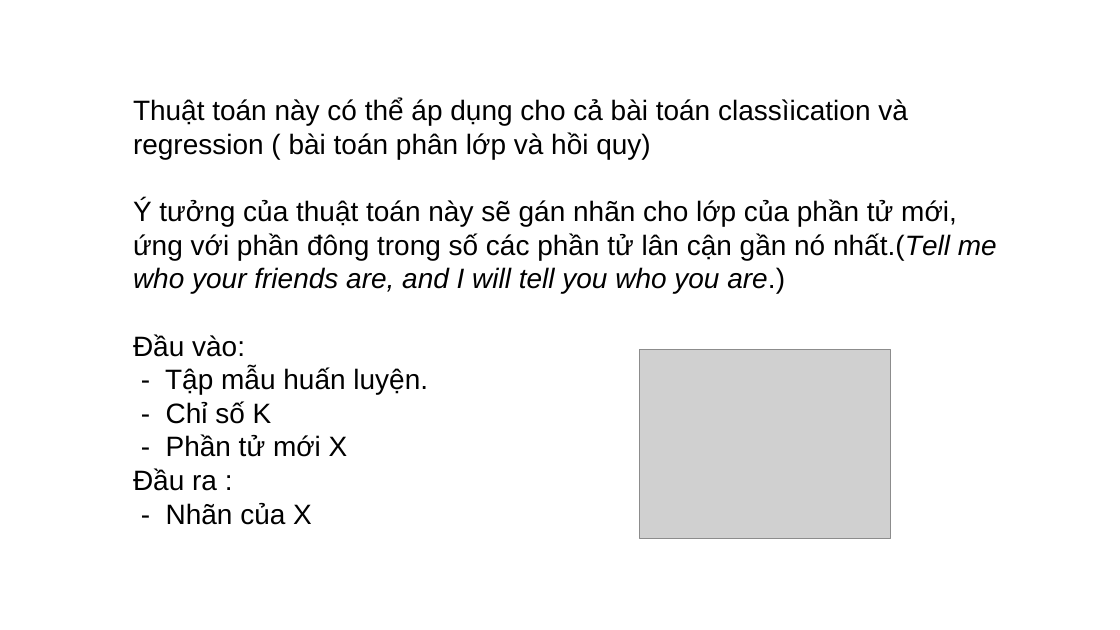
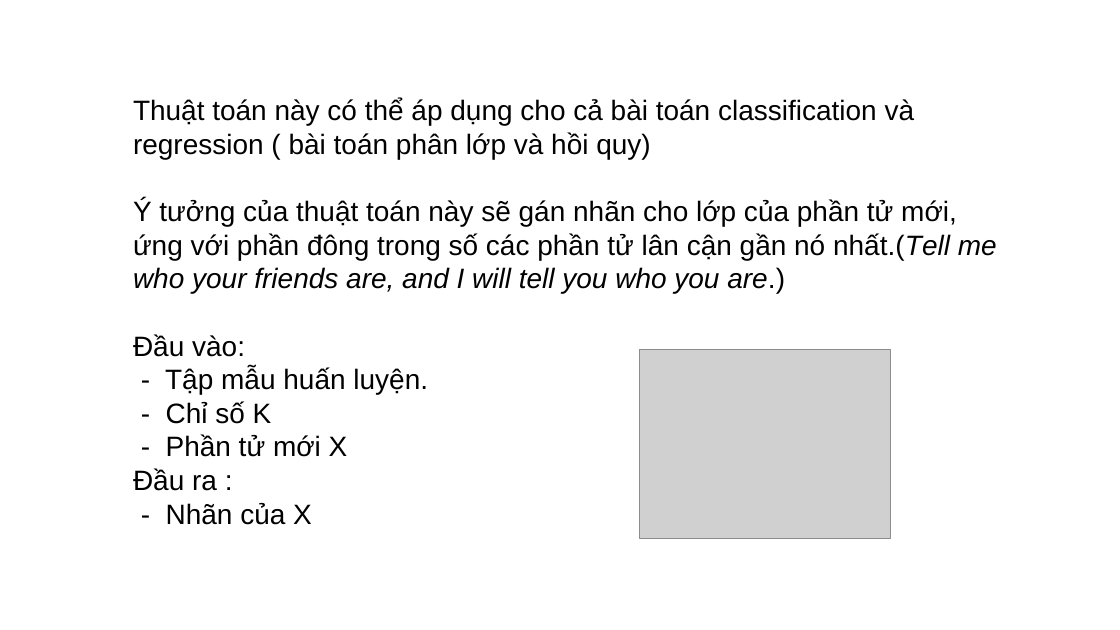
Before and after one commit to doanquocnhan/Credit-Card-Fraud-Detection-Using-KNN, a slide deck: slide 3 of BaoCao_4Tuandau.pptx. Drawn at 1120x630 pixels with LibreOffice and Linux fonts; fonts in the diff are those of the drawing; grey boxes stand for pictures. Boxes give left, top, right and bottom in pixels: in the first picture for what was removed or moved away, otherwise in the second. Text is boxed around its words. In the diff, an @@ line names an element or a change of style, - is before the commit and + after.

```diff
--- a/BaoCao_4Tuandau.pptx
+++ b/BaoCao_4Tuandau.pptx
@@ text at (133, 98, 915, 159): text changed @@
-Thuật toán này có thể áp dụng cho cả bài toán classìication và regression ( bài toán phân lớp và hồi quy)
+Thuật toán này có thể áp dụng cho cả bài toán classification và regression ( bài toán phân lớp và hồi quy)
```
Also in this commit, not shown: 1 other slide changed.
